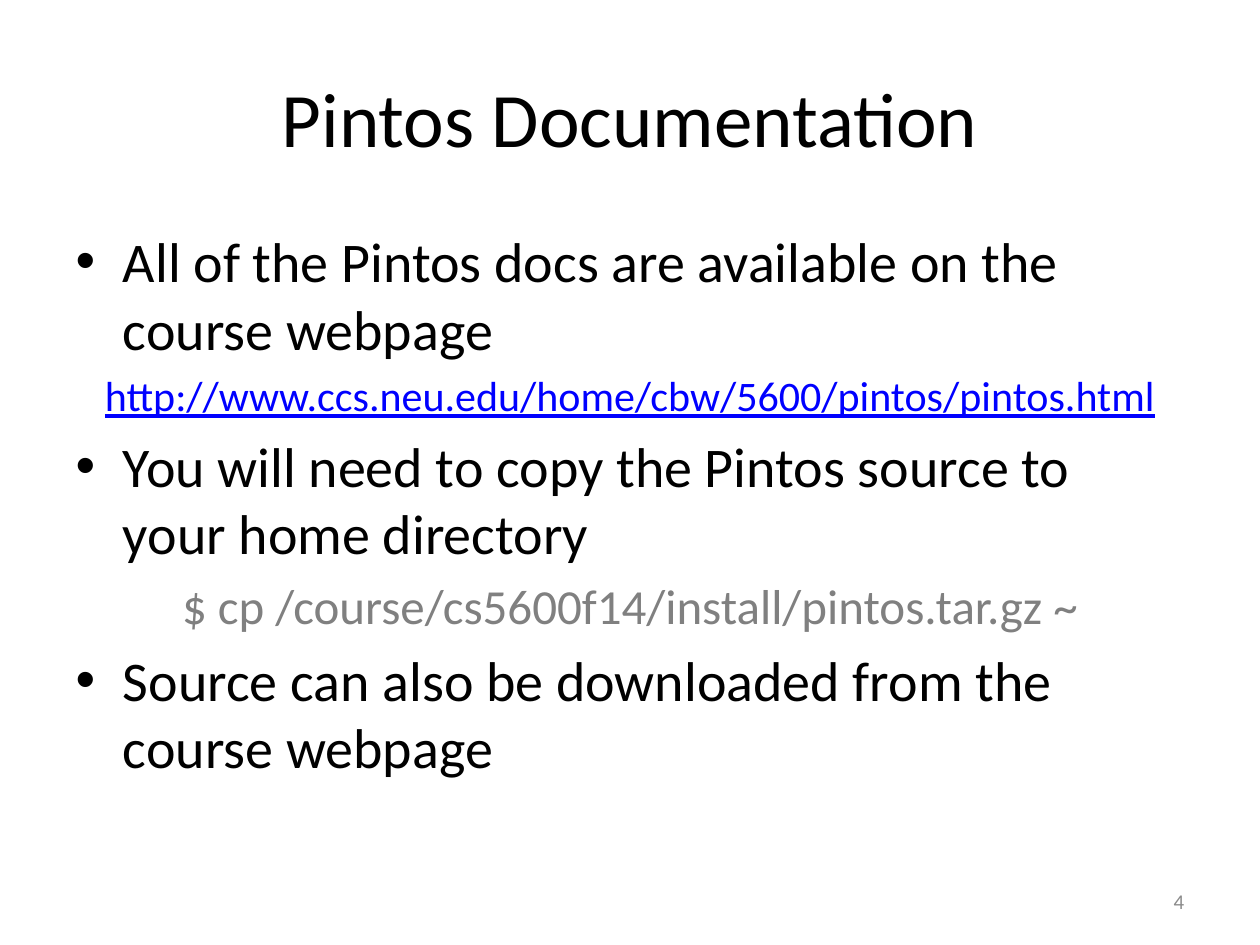
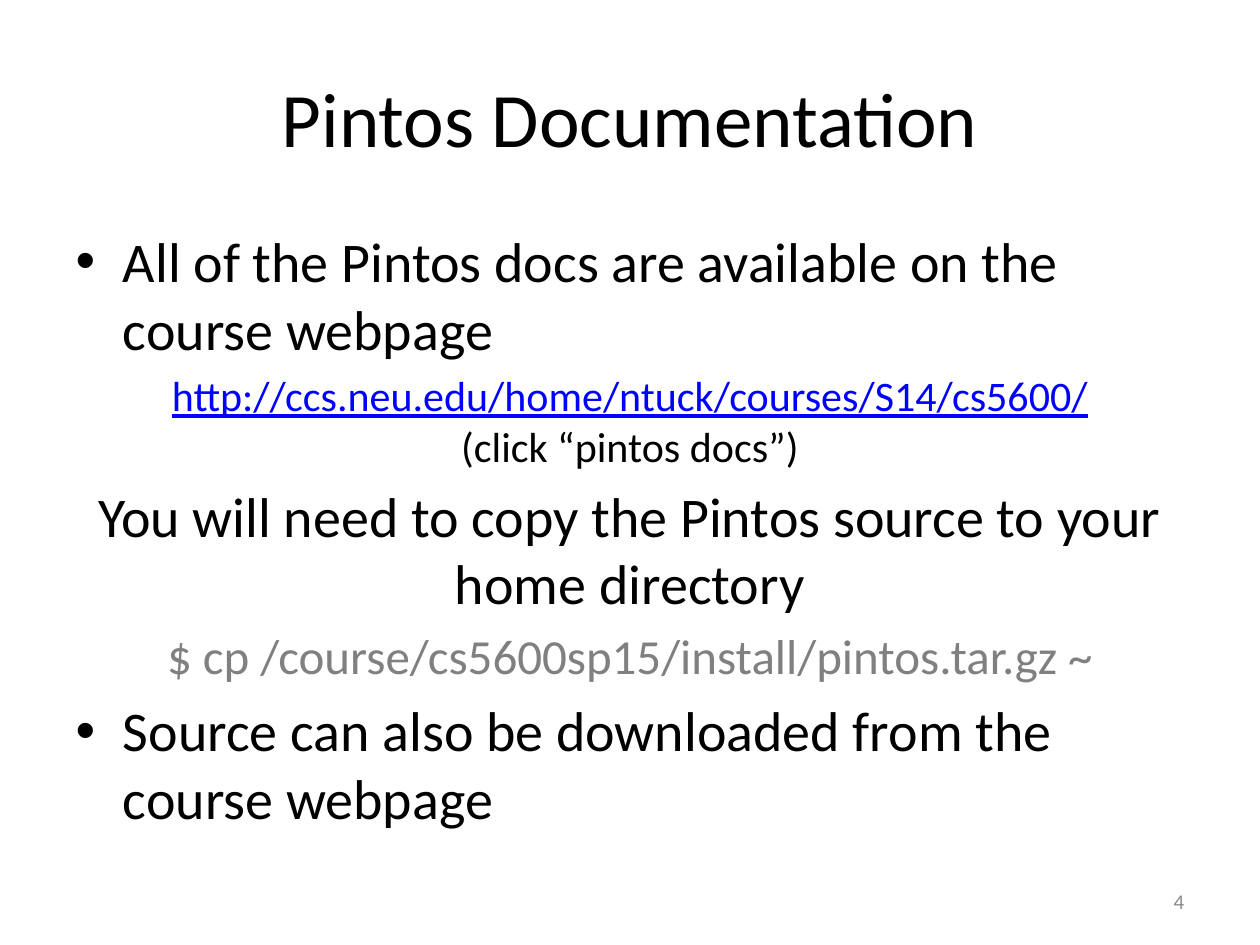
Before and after one commit to NatTuck/khoury-ntuck, a slide deck: slide 4 of courses/S14/cs5600/slides/Project1.pptx. Drawn at 1260x945 pixels with LibreOffice and Linux fonts; fonts in the diff are those of the drawing. Boxes give left, top, right and bottom in pixels: in the first picture for what was removed or moved away, otherwise in the second. Text is boxed around its words. In the diff, an @@ line names an element or a change of style, - is before the commit and + after.

```diff
--- a/courses/S14/cs5600/slides/Project1.pptx
+++ b/courses/S14/cs5600/slides/Project1.pptx
@@ text at box(172, 381, 1088, 469): text changed @@
-http://www.ccs.neu.edu/home/cbw/5600/pintos/pintos.html
+http://ccs.neu.edu/home/ntuck/courses/S14/cs5600/
+(click “pintos docs”)
@@ text at box(98, 498, 1160, 613): alignment left to centre; bullet • to none @@
@@ text at box(203, 640, 1057, 683): text changed @@
-$ cp /course/cs5600f14/install/pintos.tar.gz ~
+$ cp /course/cs5600sp15/install/pintos.tar.gz ~
```
Also in this commit, not shown: 3 other slides changed.
